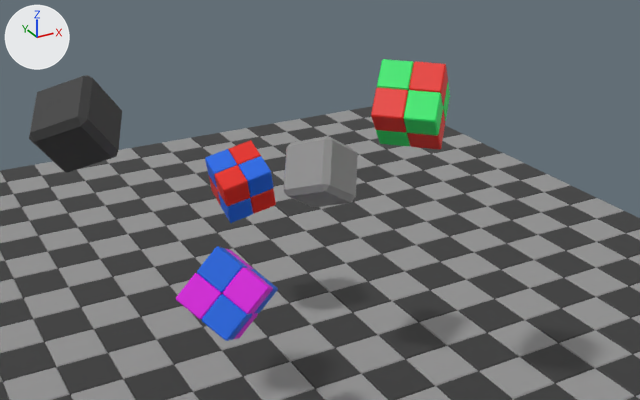
The glTF model models/scenes/ternion.glb, before and after one commit.
Before and after are seen from a camera (50 mm lens) standing at (-6.48, -15.04, 9.74) and looking at (-0.06, -3.37, 3.91). Lighting does not change. The marker at upper left points along +X, +Y and +Z. The picture after the commit comes second. Where no turn or scale is listed for an object, it has been applied to the vertices.
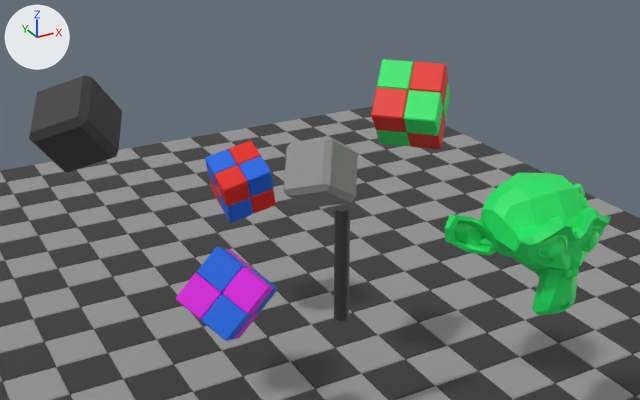
Location of each change, (x1, y1, x2, y2) in pixels of the pictures (640 x 400 px):
'Suzanne.001', added (green)
    after: (444, 173, 611, 315)
'Cylinder.001', added
    after: (334, 205, 350, 321)

Edits to the bpy script that builds the scene:
```text
Add me_suzanne_001:
    me_suzanne_001.from_pydata(...)  # 505 vertices, 968 faces; spans x -1.37..1.37, y -0.85..0.85, z -0.98..0.98
    me_suzanne_001.materials.append(mat_green)  # green #18e765
Add me_cylinder_001:
    me_cylinder_001.from_pydata(...)  # 64 vertices, 124 faces; spans x -0.12..0.12, y -0.12..0.12, z -1.0..1.0
    me_cylinder_001.materials.append(mat_floorblack)  # dark grey #353535
Add ob_suzanne_001:
    ob_suzanne_001 = bpy.data.objects.new('Suzanne.001', me_suzanne_001)
    ob_suzanne_001.location = (2.21, -6.04, 3.8)
Add ob_cylinder_001:
    ob_cylinder_001 = bpy.data.objects.new('Cylinder.001', me_cylinder_001)
    ob_cylinder_001.location = (0.0, -4.0, 3.0)
```
